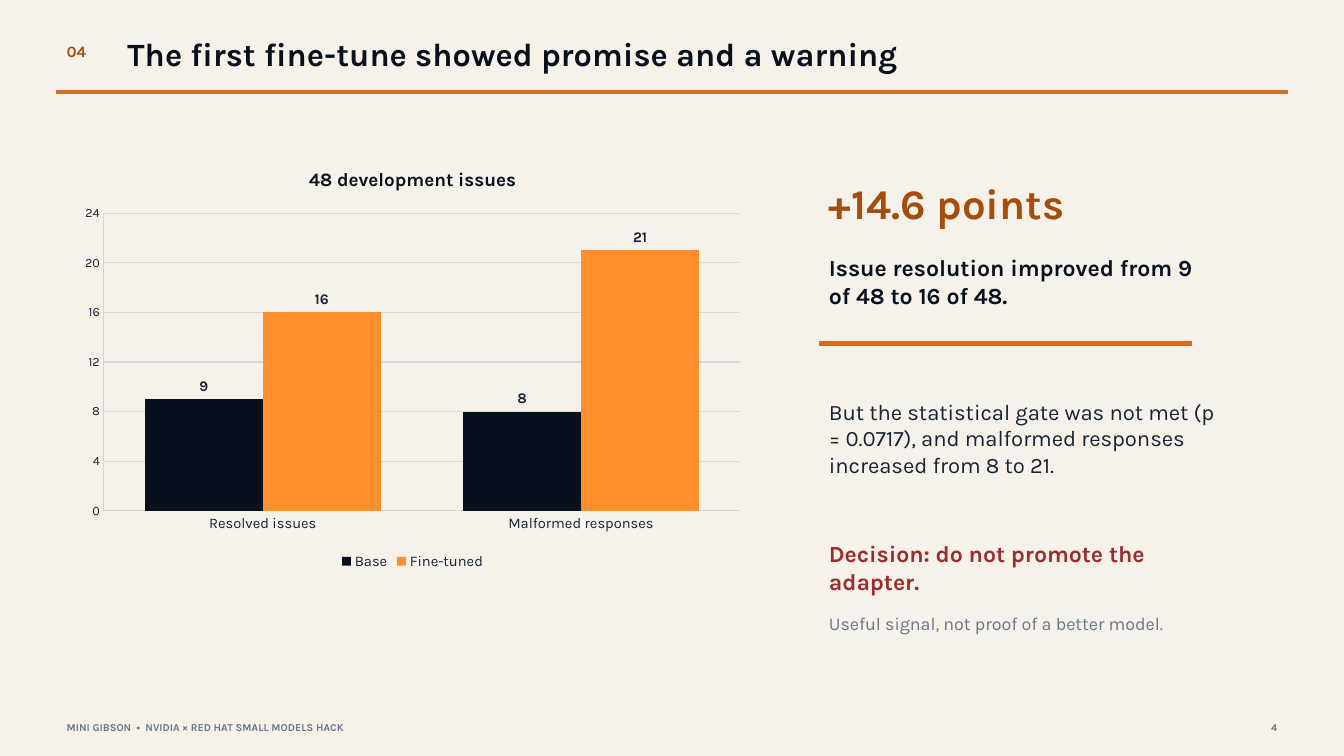
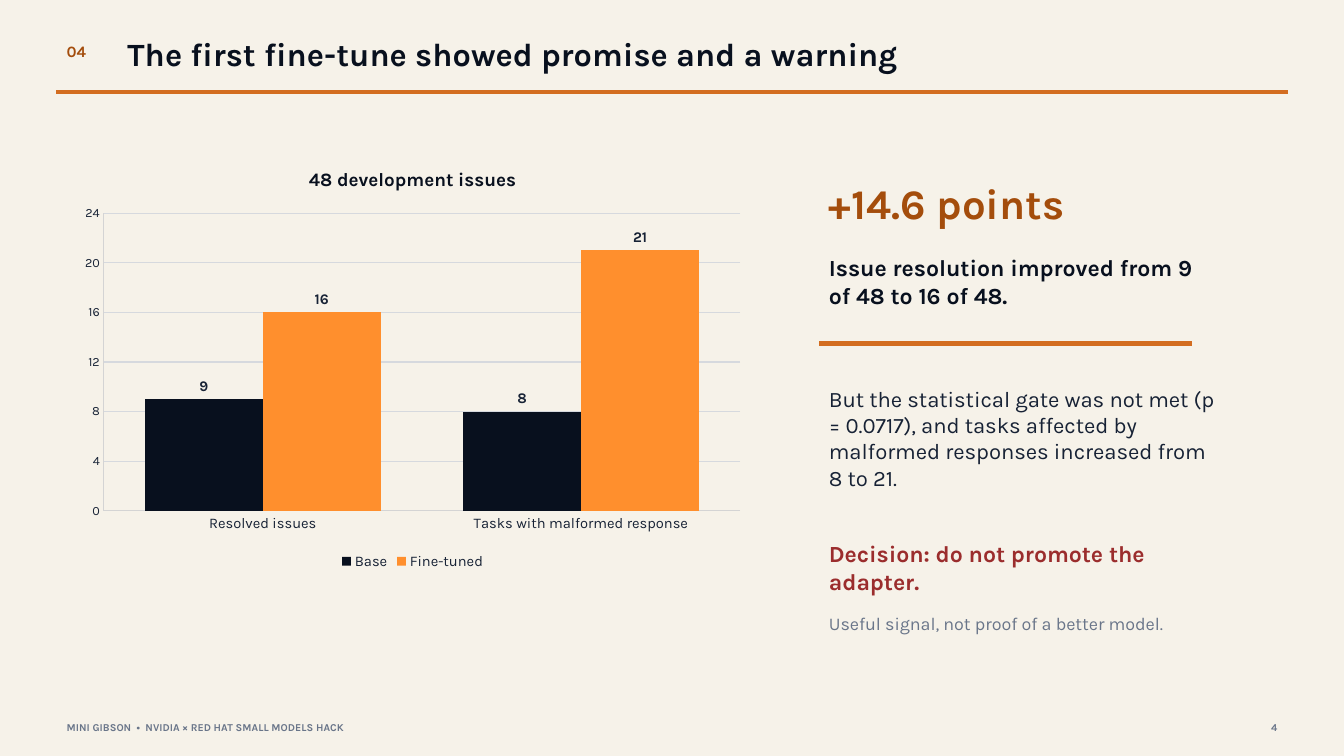
Before and after one commit to mrhinkle/mini-gibson, a slide deck: slide 4 of presentation/final-findings/mini-gibson-final-findings.pptx. Drawn at 1344x756 pixels with LibreOffice and Linux fonts; fonts in the diff are those of the drawing. Boxes give left, top, right and bottom in pixels: in the first picture for what was removed or moved away, otherwise in the second. Text is boxed around its words. In the diff, an @@ line names an element or a change of style, - is before the commit and + after.

```diff
--- a/presentation/final-findings/mini-gibson-final-findings.pptx
+++ b/presentation/final-findings/mini-gibson-final-findings.pptx
@@ column chart at [72,149,754,575] @@
-categories: Resolved issues, Malformed responses
+categories: Resolved issues, Tasks with malformed response
@@ text at [829,391,1215,487]: text changed @@
-But the statistical gate was not met (p = 0.0717), and malformed responses increased from 8 to 21.
+But the statistical gate was not met (p = 0.0717), and tasks affected by malformed responses increased from 8 to 21.
```
Also in this commit, not shown: 2 other slides changed, 10 other files.
